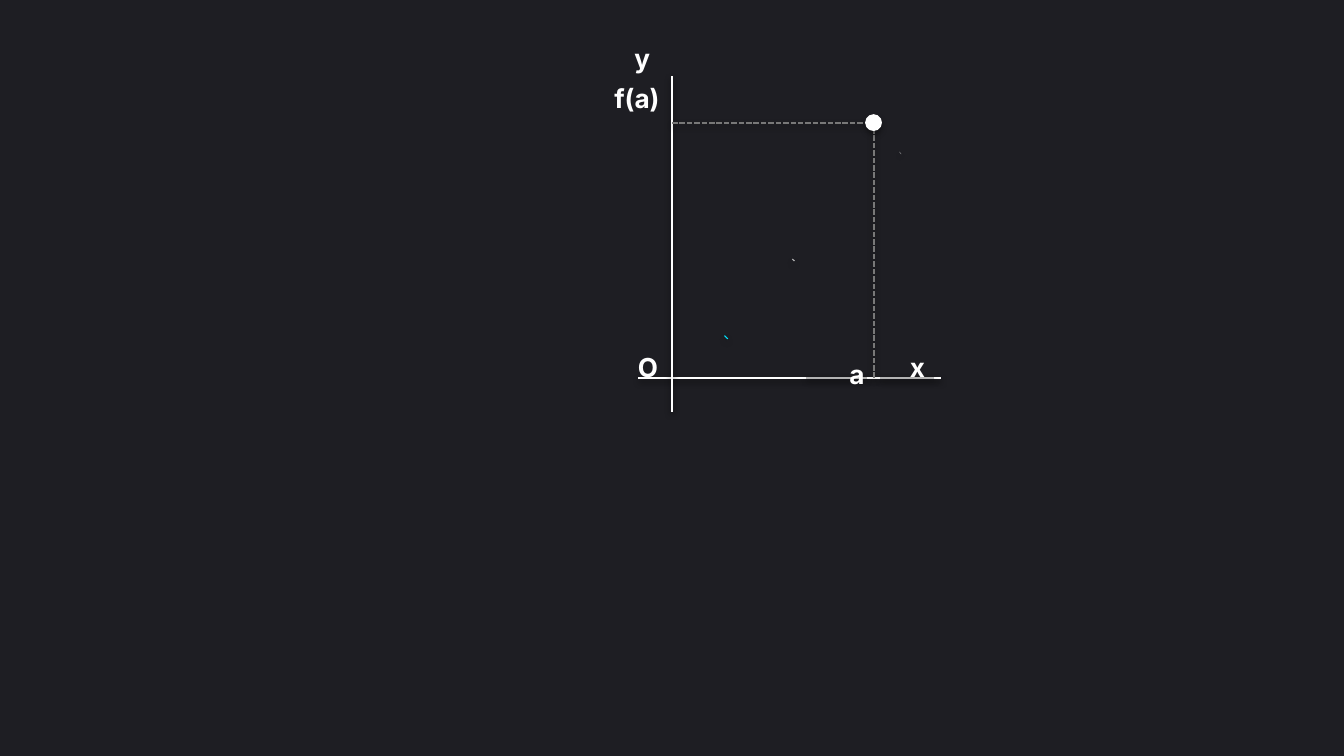
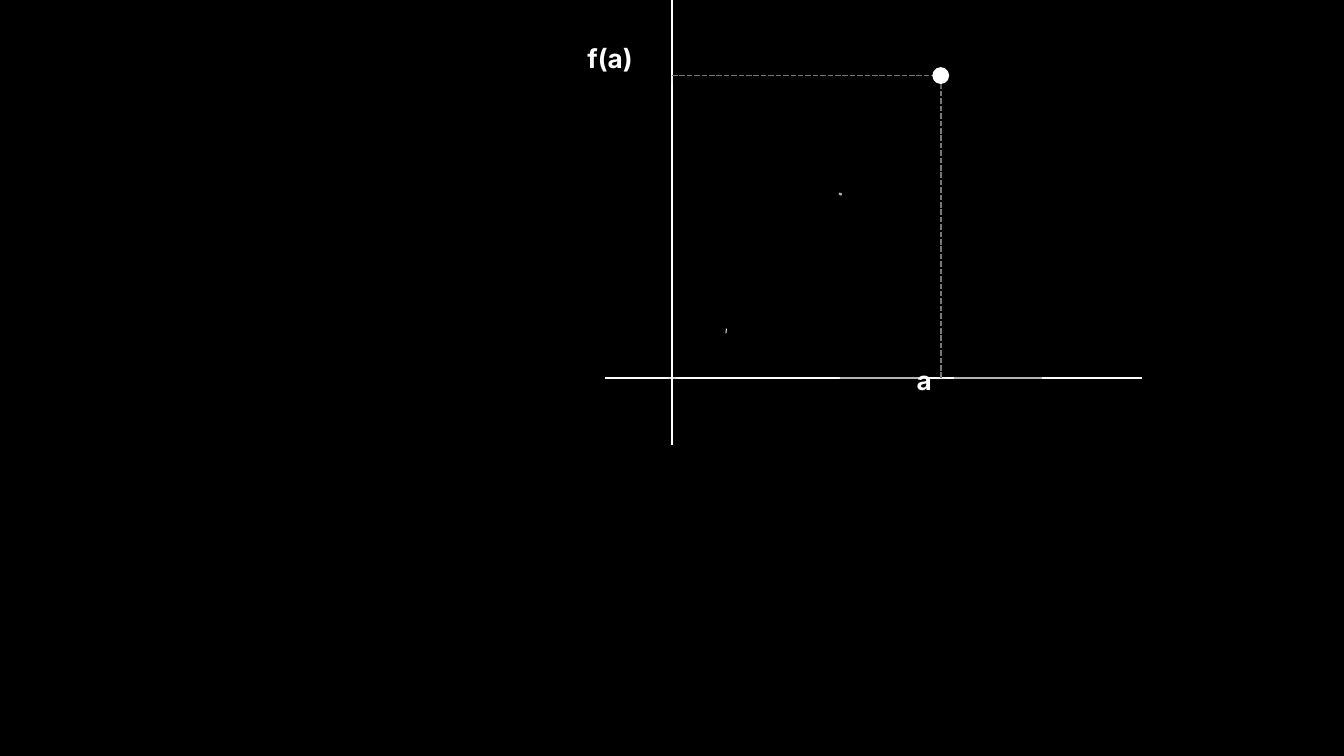
Before and after one commit to ALEXCHOI21/Math_Chart_to_PPT, a slide deck: slide 1 of output/3.pptx. Drawn at 1344x756 pixels with LibreOffice and Linux fonts; fonts in the diff are those of the drawing. Boxes give left, top, right and bottom in pixels: in the first picture for what was removed or moved away, otherwise in the second. Text is boxed around its words. In the diff, an @@ line names an element or a change of style, - is before the commit and + after.

```diff
--- a/output/3.pptx
+++ b/output/3.pptx
@@ background #1E1E23 to #000000 @@
@@ line moved from (672, 411) - (672, 75) to (672, 445) - (672, 0) @@
@@ freeform shape: place and size @@
-freeform shape at (726, 93, 961, 337)
+freeform shape at (726, 0, 1021, 332)
@@ freeform shape at (726, 0, 1021, 332): outline #00E5FF 2.5 pt to #FFFFFF 2.5 pt @@
@@ freeform shape: place and size @@
-freeform shape at (793, 180, 872, 259)
+freeform shape at (840, 0, 934, 195)
@@ text "f(a)": place and size @@
-text "f(a)" at (614, 87, 659, 112)
+text "f(a)" at (587, 47, 632, 72)
@@ text removed at (634, 53, 650, 74) @@
-y
@@ line moved from (672, 122) - (874, 122) to (672, 75) - (941, 75) @@
@@ ellipse: place and size @@
-ellipse at (866, 116, 880, 130)
+ellipse at (933, 69, 948, 83)
@@ line moved from (874, 378) - (874, 122) to (941, 378) - (941, 75) @@
@@ freeform shape removed at (874, 153, 900, 180) @@
@@ text removed at (638, 357, 658, 379) @@
-O
@@ text "a": place and size @@
-text "a" at (849, 369, 864, 385)
+text "a" at (917, 375, 932, 391)
@@ line moved from (638, 378) - (941, 378) to (605, 378) - (1142, 378) @@
@@ line moved from (806, 378) - (867, 378) to (840, 378) - (927, 378) @@
@@ text removed at (910, 362, 925, 379) @@
-x
@@ line moved from (934, 378) - (880, 378) to (1042, 378) - (954, 378) @@
```
Also in this commit, not shown: 15 other files.
